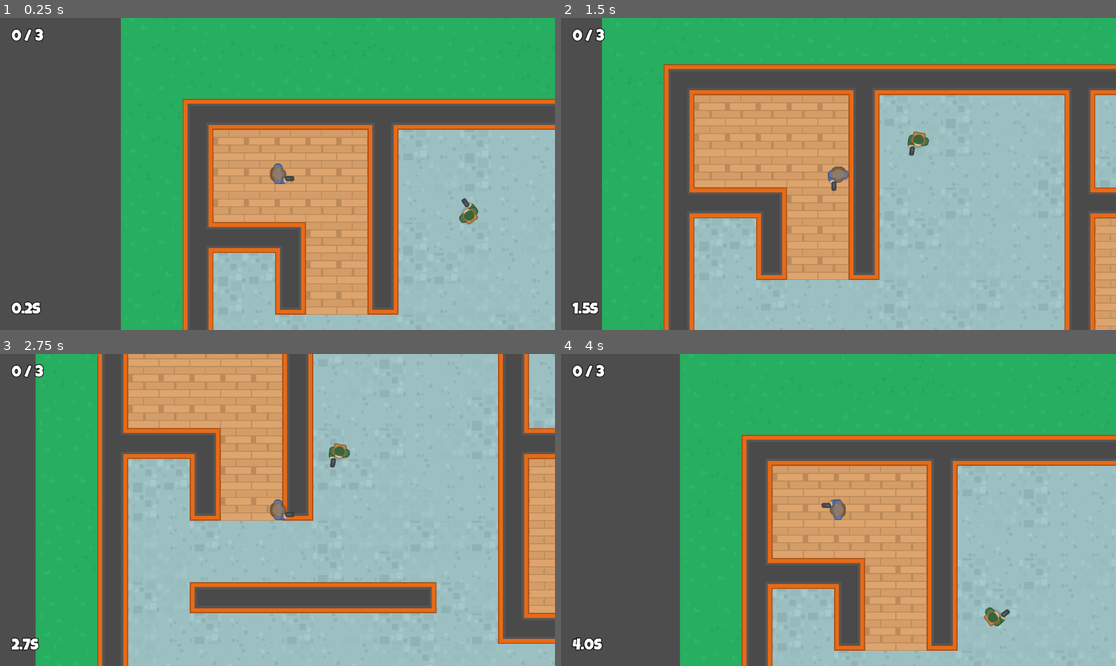
Above: before the commit, frames 1-4 (two rows, left to right).
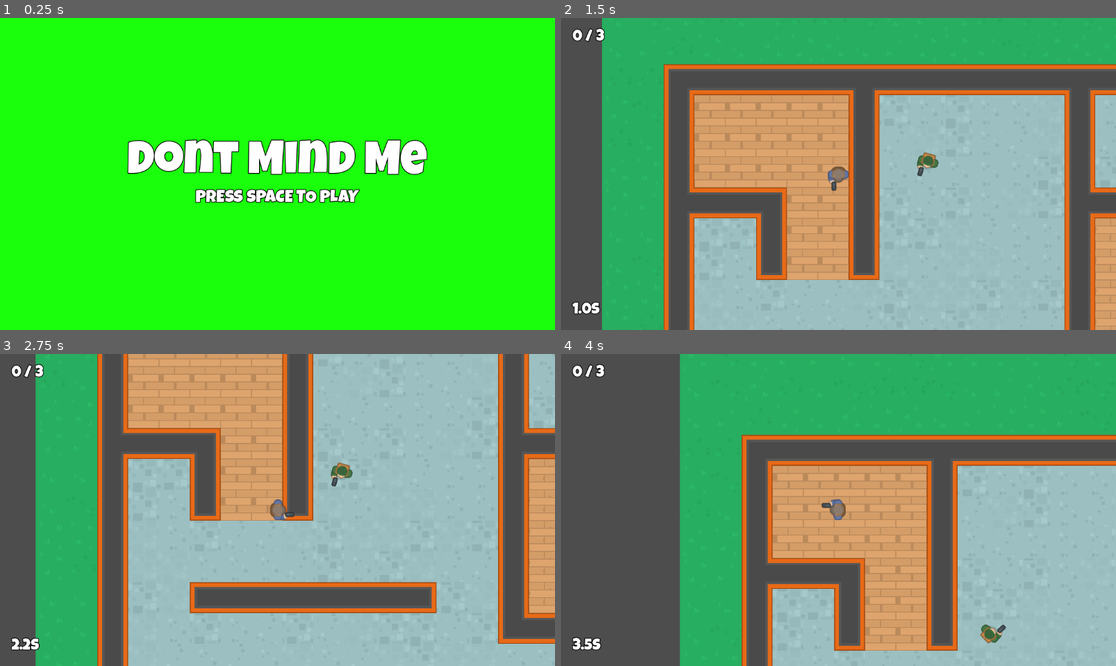
Above: after the commit, the same moments.

Repository: bluewind109/DontMindMe
Game: Godot game, scene res://scenes/main/main.tscn
Same seed, same stepped clock (60 frames per second), same inputs: the game is played once before the commit and once after it. Before the commit the project starts from res://scenes/level_map/level_map.tscn. Sound files missing from this copy of the repository are replaced by a short silence.
Inputs (mouse positions are in pixels of both pictures, inside the frame that each line leads up to):
- Up to frame 1 (0.25 s): no input
- Up to frame 2 (1.5 s): tap Space (space, bound only after the commit) at 0.5, 0.6 s; move the mouse to (960, 158) at 0.52 s; hold D (right) 0.53-1.28 s; move the mouse to (727, 189) at 1.27 s; hold S (down) from 1.28 s (still down); click (727, 189) at 1.35 s
- Up to frame 3 (2.75 s): tap Space (space, bound only after the commit) at 1.55, 2.1 s; move the mouse to (333, 441) at 2.02 s; release S (down) at 2.03 s; hold D (right) from 2.03 s (still down)
- Up to frame 4 (4 s): move the mouse to (810, 572) at 2.77 s; release D (right) at 2.78 s; hold W (up) 2.78-3.53 s; tap Space (space, bound only after the commit) at 2.85, 3.8 s; move the mouse to (1005, 556) at 3.52 s; hold A (left) from 3.53 s (still down); click (1005, 556) at 3.6 s

The runs differ from the first frame. In frame 1, 100% of the frame differs, in the area x 0-100%, y 0-100%; in frame 2, 0.4%; in frame 3, 0.4%; in frame 4, 0.5%.

Commit message:
Add main scene and polish the game

Diff:
--- a/project.godot
+++ b/project.godot
@@ -11,7 +11,7 @@
 [application]
 
 config/name="DontMindMe"
-run/main_scene="res://scenes/level_map/level_map.tscn"
+run/main_scene="res://scenes/main/main.tscn"
 config/features=PackedStringArray("4.2", "Mobile")
 config/icon="res://assets/images/survivor1_gun.png"
 
@@ -19,6 +19,7 @@
 
 SignalManager="*res://singletons/signal_manager.gd"
 SoundManager="*res://singletons/sound_manager.gd"
+GameManager="*res://singletons/game_manager.gd"
 
 [input]
 
@@ -47,6 +48,11 @@
 "events": [Object(InputEventKey,"resource_local_to_scene":false,"resource_name":"","device":-1,"window_id":0,"alt_pressed":false,"shift_pressed":false,"ctrl_pressed":false,"meta_pressed":false,"pressed":false,"keycode":0,"physical_keycode":68,"key_label":0,"unicode":100,"echo":false,"script":null)
 ]
 }
+space={
+"deadzone": 0.5,
+"events": [Object(InputEventKey,"resource_local_to_scene":false,"resource_name":"","device":-1,"window_id":0,"alt_pressed":false,"shift_pressed":false,"ctrl_pressed":false,"meta_pressed":false,"pressed":false,"keycode":0,"physical_keycode":32,"key_label":0,"unicode":32,"echo":false,"script":null)
+]
+}
 
 [layer_names]
 
--- a/scenes/bullet/bullet.gd
+++ b/scenes/bullet/bullet.gd
@@ -1,4 +1,6 @@
 extends Area2D
+
+@onready var timer = $Timer
 
 const BOOM = preload("res://scenes/boom/boom.tscn")
 const SPEED: float = 450.0
@@ -32,4 +34,8 @@
 
 
 func _on_body_entered(body):
-	create_boom()
+	if (body.is_in_group("player")):
+		timer.stop()
+		SignalManager.on_game_over.emit()
+	else:
+		create_boom()
--- a/scenes/exit/exit.gd
+++ b/scenes/exit/exit.gd
@@ -11,5 +11,5 @@
 	show()
 
 
-func _on_body_entered(body):
+func _on_body_entered(_body):
 	SignalManager.on_exit.emit()
--- a/scenes/game_ui/game_ui.gd
+++ b/scenes/game_ui/game_ui.gd
@@ -7,17 +7,23 @@
 @onready var game_over_label = $GameOver/GameOverLabel
 
 var _time: float = 0.0
+var _game_over: bool = false
 
 # Called when the node enters the scene tree for the first time.
 func _ready():
 	SignalManager.on_show_exit.connect(on_show_exit)
 	SignalManager.on_exit.connect(on_exit)
+	SignalManager.on_game_over.connect(on_game_over)
 
 
 # Called every frame. 'delta' is the elapsed time since the previous frame.
 func _process(delta):
-	_time += delta
-	time_label.text = "%.1fs" % _time
+	if (_game_over == false):
+		_time += delta
+		time_label.text = "%.1fs" % _time
+	else:
+		if (Input.is_action_just_pressed("space")):
+			GameManager.load_main_scene()
 
 
 func update_score(act: int, target: int) -> void:
@@ -29,6 +35,12 @@
 
 
 func on_exit() -> void:
-	set_process(false)
+	_game_over = true
 	game_over.show()
 	game_over_label.text = "Mission Success! \nYou took %.1f seconds" % _time
+
+
+func on_game_over() -> void:
+	_game_over = true
+	game_over.show()
+	game_over_label.text = "You died! Press space to go back"
--- a/scenes/level_map/level_map.gd
+++ b/scenes/level_map/level_map.gd
@@ -11,10 +11,26 @@
 	game_ui.update_score(_collected, _pickups_count)
 	SignalManager.on_pickup.connect(on_pickup)
 	SignalManager.on_exit.connect(on_exit)
+	SignalManager.on_game_over.connect(on_game_over)
 
 
-func _process(delta):
+func _process(_delta):
 	pass
+
+
+func on_game_over() -> void:
+	end_game()
+
+
+func end_game() -> void:
+	for bullet_node in get_tree().get_nodes_in_group("bullet"):
+		bullet_node.queue_free()
+
+	var player_node = get_tree().get_first_node_in_group("player")
+	player_node.set_physics_process(false)
+
+	for npc_node in get_tree().get_nodes_in_group("npc"):
+		npc_node.stop_action()
 
 
 func check_show_exit() -> void:
@@ -29,11 +45,4 @@
 
 
 func on_exit() -> void:
-	for bullet_node in get_tree().get_nodes_in_group("bullet"):
-		bullet_node.queue_free()
-
-	var player_node = get_tree().get_first_node_in_group("player")
-	player_node.set_physics_process(false)
-
-	for npc_node in get_tree().get_nodes_in_group("npc"):
-		npc_node.stop_action()
+	end_game()
--- /dev/null
+++ b/scenes/main/main.gd
@@ -0,0 +1,8 @@
+extends Control
+
+
+
+# Called every frame. 'delta' is the elapsed time since the previous frame.
+func _process(_delta):
+	if (Input.is_action_just_pressed("space")):
+		GameManager.load_level_scene()
--- /dev/null
+++ b/scenes/main/main.tscn
@@ -0,0 +1,67 @@
+[gd_scene load_steps=5 format=3 uid="uid://e06fsjw7joq4"]
+
+[ext_resource type="Script" path="res://scenes/main/main.gd" id="1_2hc04"]
+[ext_resource type="FontFile" uid="uid://xc2wjc405v1j" path="res://assets/fonts/LuckiestGuy-Regular.ttf" id="1_im8fy"]
+
+[sub_resource type="LabelSettings" id="LabelSettings_1k823"]
+font = ExtResource("1_im8fy")
+font_size = 96
+outline_size = 6
+outline_color = Color(0, 0, 0, 1)
+
+[sub_resource type="LabelSettings" id="LabelSettings_6ajbf"]
+font = ExtResource("1_im8fy")
+font_size = 36
+outline_size = 6
+outline_color = Color(0, 0, 0, 1)
+
+[node name="Main" type="Control"]
+layout_mode = 3
+anchors_preset = 15
+anchor_right = 1.0
+anchor_bottom = 1.0
+grow_horizontal = 2
+grow_vertical = 2
+script = ExtResource("1_2hc04")
+
+[node name="BG" type="ColorRect" parent="."]
+layout_mode = 1
+anchors_preset = 15
+anchor_right = 1.0
+anchor_bottom = 1.0
+grow_horizontal = 2
+grow_vertical = 2
+color = Color(0.0980392, 1, 0.0470588, 1)
+
+[node name="MC" type="MarginContainer" parent="."]
+layout_mode = 1
+anchors_preset = 15
+anchor_right = 1.0
+anchor_bottom = 1.0
+grow_horizontal = 2
+grow_vertical = 2
+theme_override_constants/margin_left = 24
+theme_override_constants/margin_top = 24
+theme_override_constants/margin_right = 24
+theme_override_constants/margin_bottom = 24
+
+[node name="VB" type="VBoxContainer" parent="MC"]
+layout_mode = 2
+size_flags_horizontal = 4
+size_flags_vertical = 4
+
+[node name="TitleLabel" type="Label" parent="MC/VB"]
+layout_mode = 2
+size_flags_horizontal = 4
+text = "Dont Mind Me"
+label_settings = SubResource("LabelSettings_1k823")
+horizontal_alignment = 1
+vertical_alignment = 1
+
+[node name="PlayLabel" type="Label" parent="MC/VB"]
+layout_mode = 2
+size_flags_horizontal = 4
+text = "PRESS SPACE TO PLAY"
+label_settings = SubResource("LabelSettings_6ajbf")
+horizontal_alignment = 1
+vertical_alignment = 1
--- a/scenes/npc/npc.gd
+++ b/scenes/npc/npc.gd
@@ -43,6 +43,12 @@
 	set_physics_process(false)
 	create_wp()
 	_player_ref = get_tree().get_first_node_in_group("player")
+	#call_deferred("set_physics_process", true)
+	call_deferred("late_setup")
+
+
+func late_setup() -> void:
+	await get_tree().physics_frame
 	call_deferred("set_physics_process", true)
 
 
@@ -51,7 +57,7 @@
 		_waypoints.append(child_node.global_position)
 
 
-func _physics_process(delta):
+func _physics_process(_delta):
 	if (Input.is_action_just_pressed("set_target")):
 		nav_agent.target_position = get_global_mouse_position()
 
@@ -186,3 +192,7 @@
 	if (_state != ENEMY_STATE.CHASING):
 		return
 	shoot()
+
+
+func _on_hit_box_body_entered(_body):
+	SignalManager.on_game_over.emit()
--- a/scenes/npc/npc.tscn
+++ b/scenes/npc/npc.tscn
@@ -9,6 +9,21 @@
 
 [sub_resource type="LabelSettings" id="LabelSettings_4pcpa"]
 font_color = Color(0, 0, 0, 1)
+
+[sub_resource type="Animation" id="Animation_37igf"]
+length = 0.001
+tracks/0/type = "value"
+tracks/0/imported = false
+tracks/0/enabled = true
+tracks/0/path = NodePath("Sprite2D:self_modulate")
+tracks/0/interp = 1
+tracks/0/loop_wrap = true
+tracks/0/keys = {
+"times": PackedFloat32Array(0),
+"transitions": PackedFloat32Array(1),
+"update": 0,
+"values": [Color(1, 1, 1, 1)]
+}
 
 [sub_resource type="Animation" id="Animation_h8kgx"]
 resource_name = "alert"
@@ -27,26 +42,14 @@
 "values": [Color(1, 1, 1, 1), Color(0.745098, 0, 0.00784314, 1), Color(1, 1, 1, 1)]
 }
 
-[sub_resource type="Animation" id="Animation_37igf"]
-length = 0.001
-tracks/0/type = "value"
-tracks/0/imported = false
-tracks/0/enabled = true
-tracks/0/path = NodePath("Sprite2D:self_modulate")
-tracks/0/interp = 1
-tracks/0/loop_wrap = true
-tracks/0/keys = {
-"times": PackedFloat32Array(0),
-"transitions": PackedFloat32Array(1),
-"update": 0,
-"values": [Color(1, 1, 1, 1)]
-}
-
 [sub_resource type="AnimationLibrary" id="AnimationLibrary_u6cx0"]
 _data = {
 "RESET": SubResource("Animation_37igf"),
 "alert": SubResource("Animation_h8kgx")
 }
+
+[sub_resource type="CircleShape2D" id="CircleShape2D_6eavm"]
+radius = 17.0294
 
 [node name="NPC" type="CharacterBody2D" groups=["npc"]]
 collision_layer = 0
@@ -102,4 +105,12 @@
 
 [node name="ShootSound" type="AudioStreamPlayer2D" parent="Sounds"]
 
+[node name="HitBox" type="Area2D" parent="."]
+collision_layer = 0
+collision_mask = 4
+
+[node name="CollisionShape2D" type="CollisionShape2D" parent="HitBox"]
+shape = SubResource("CircleShape2D_6eavm")
+
 [connection signal="timeout" from="ShootTimer" to="." method="_on_shoot_timer_timeout"]
+[connection signal="body_entered" from="HitBox" to="." method="_on_hit_box_body_entered"]
--- a/scenes/pick_up/pick_up.gd
+++ b/scenes/pick_up/pick_up.gd
@@ -8,7 +8,7 @@
 	sound.play()
 
 
-func _on_body_entered(body):
+func _on_body_entered(_body):
 	set_deferred("monitoring", false)
 	SignalManager.on_pickup.emit()
 	animation_player.play("vanish")
--- a/scenes/player/player.gd
+++ b/scenes/player/player.gd
@@ -8,7 +8,7 @@
 	pass # Replace with function body.
 
 
-func _physics_process(delta):
+func _physics_process(_delta):
 	get_input()
 	move_and_slide()
 	rotation = velocity.angle()
--- /dev/null
+++ b/singletons/game_manager.gd
@@ -0,0 +1,11 @@
+extends Node
+
+const MAIN = preload("res://scenes/main/main.tscn")
+const LEVEL_MAP = preload("res://scenes/level_map/level_map.tscn")
+
+func load_main_scene() -> void:
+	get_tree().change_scene_to_packed(MAIN)
+
+
+func load_level_scene() -> void:
+	get_tree().change_scene_to_packed(LEVEL_MAP)
--- a/singletons/signal_manager.gd
+++ b/singletons/signal_manager.gd
@@ -3,3 +3,4 @@
 signal on_pickup
 signal on_show_exit
 signal on_exit
+signal on_game_over
Not shown: 1 places in scenes/npc/npc.tscn that only renumber resources
